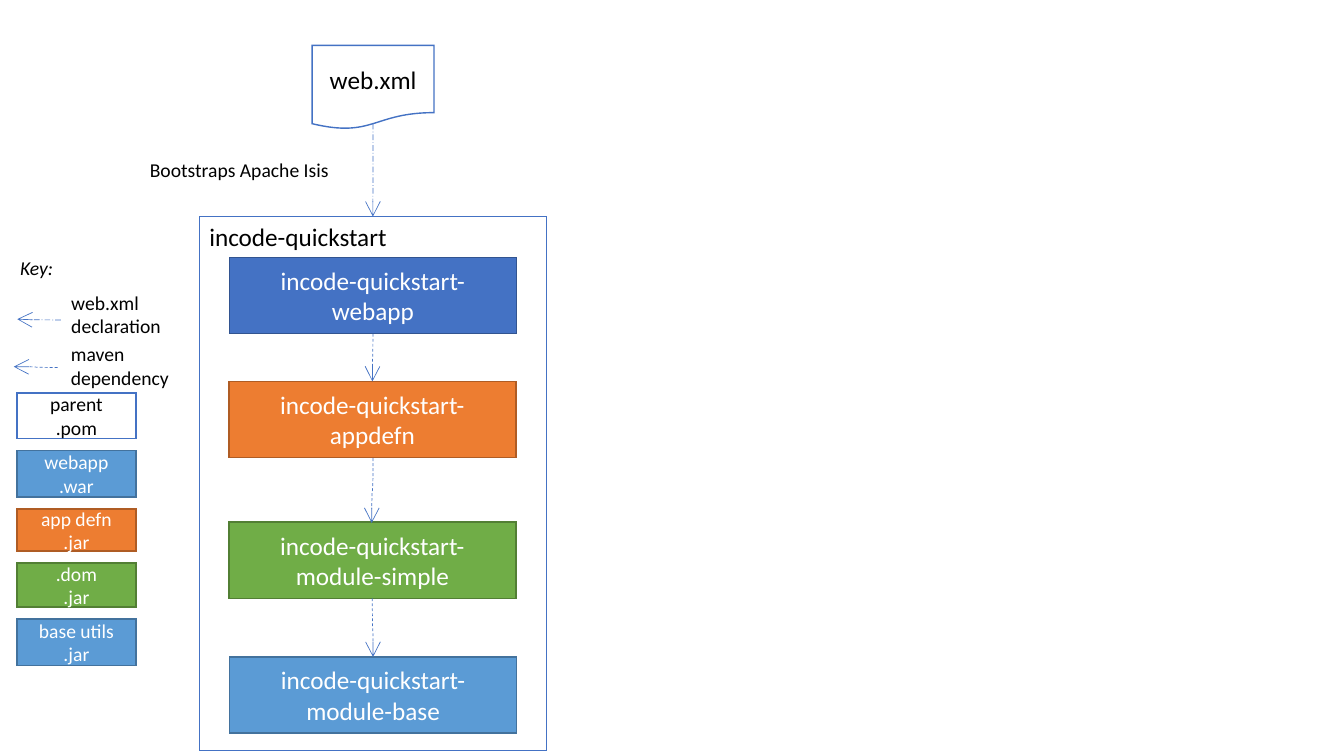
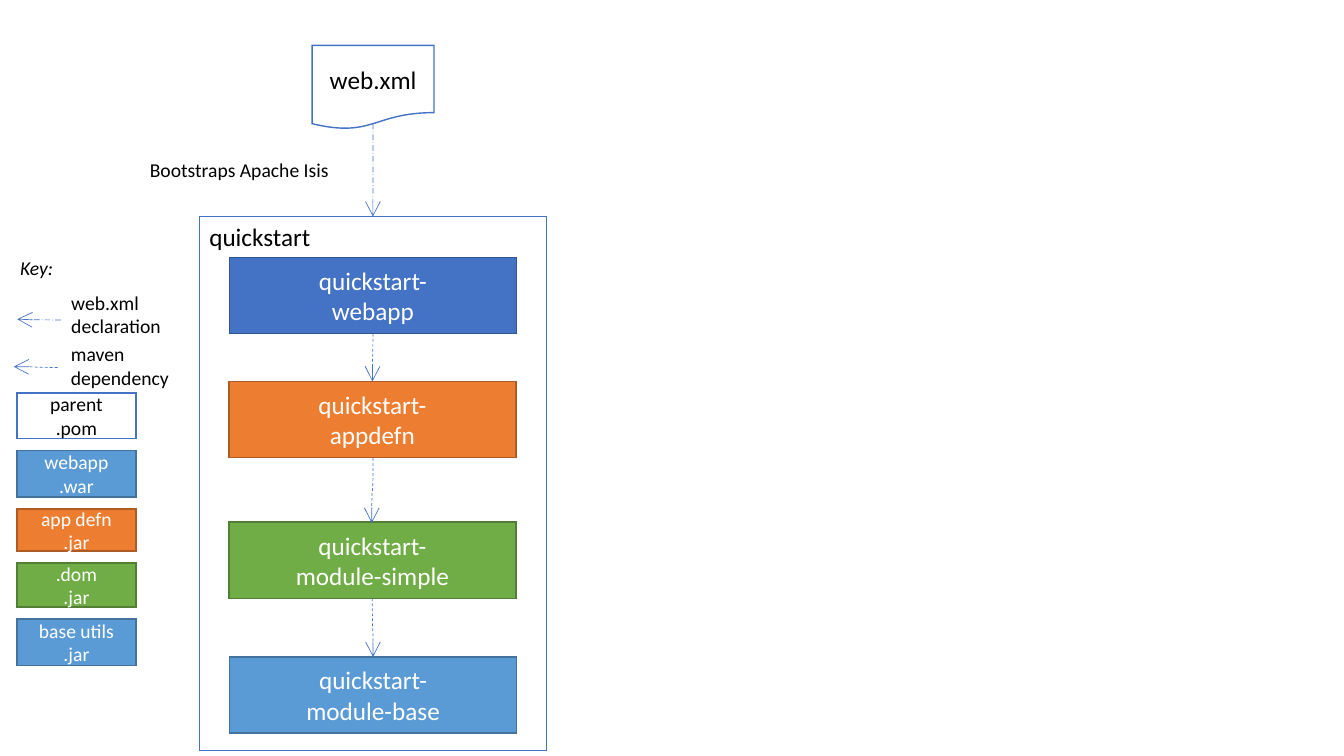
Before and after one commit to incodehq/incode-platform, a slide deck: slide 1 of adocs/documentation/src/main/asciidoc/quickstart/_images/project-structure/module-dependencies.pptx. Drawn at 1344x756 pixels with LibreOffice and Linux fonts; fonts in the diff are those of the drawing. Boxes give left, top, right and bottom in pixels: in the first picture for what was removed or moved away, otherwise in the second. Text is boxed around its words. In the diff, an @@ line names an element or a change of style, - is before the commit and + after.

```diff
--- a/adocs/documentation/src/main/asciidoc/quickstart/_images/project-structure/module-dependencies.pptx
+++ b/adocs/documentation/src/main/asciidoc/quickstart/_images/project-structure/module-dependencies.pptx
@@ text in rectangle at <box>209,228,310,250</box>: text changed @@
-incode-quickstart
+quickstart
@@ text in rectangle at <box>319,272,427,324</box>: text changed @@
-incode-quickstart-
-webapp
+quickstart-
+webapp
@@ text in rectangle at <box>318,396,426,448</box>: text changed @@
-incode-quickstart-
-appdefn
+quickstart-
+appdefn
@@ text in rectangle at <box>296,537,449,589</box>: text changed @@
-incode-quickstart-
-module-simple
+quickstart-
+module-simple
@@ text in rectangle at <box>319,671,427,693</box>: text changed @@
-incode-quickstart-
+quickstart-
```
Also in this commit, not shown: 2 other slides changed, 9 other files.
